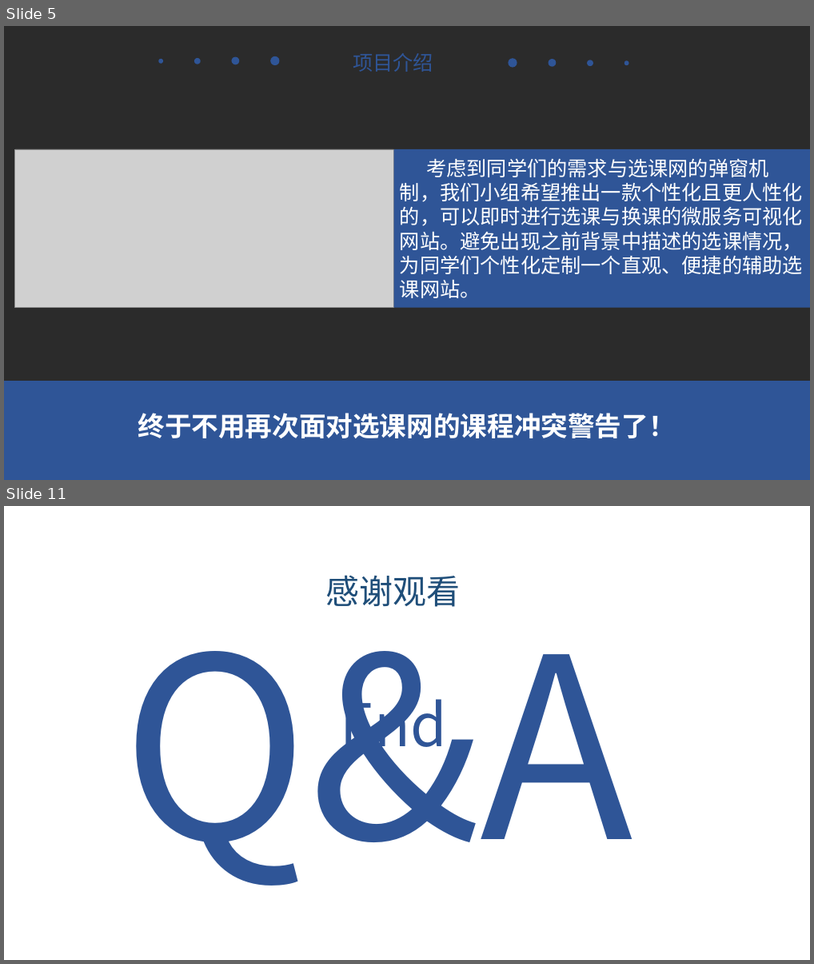
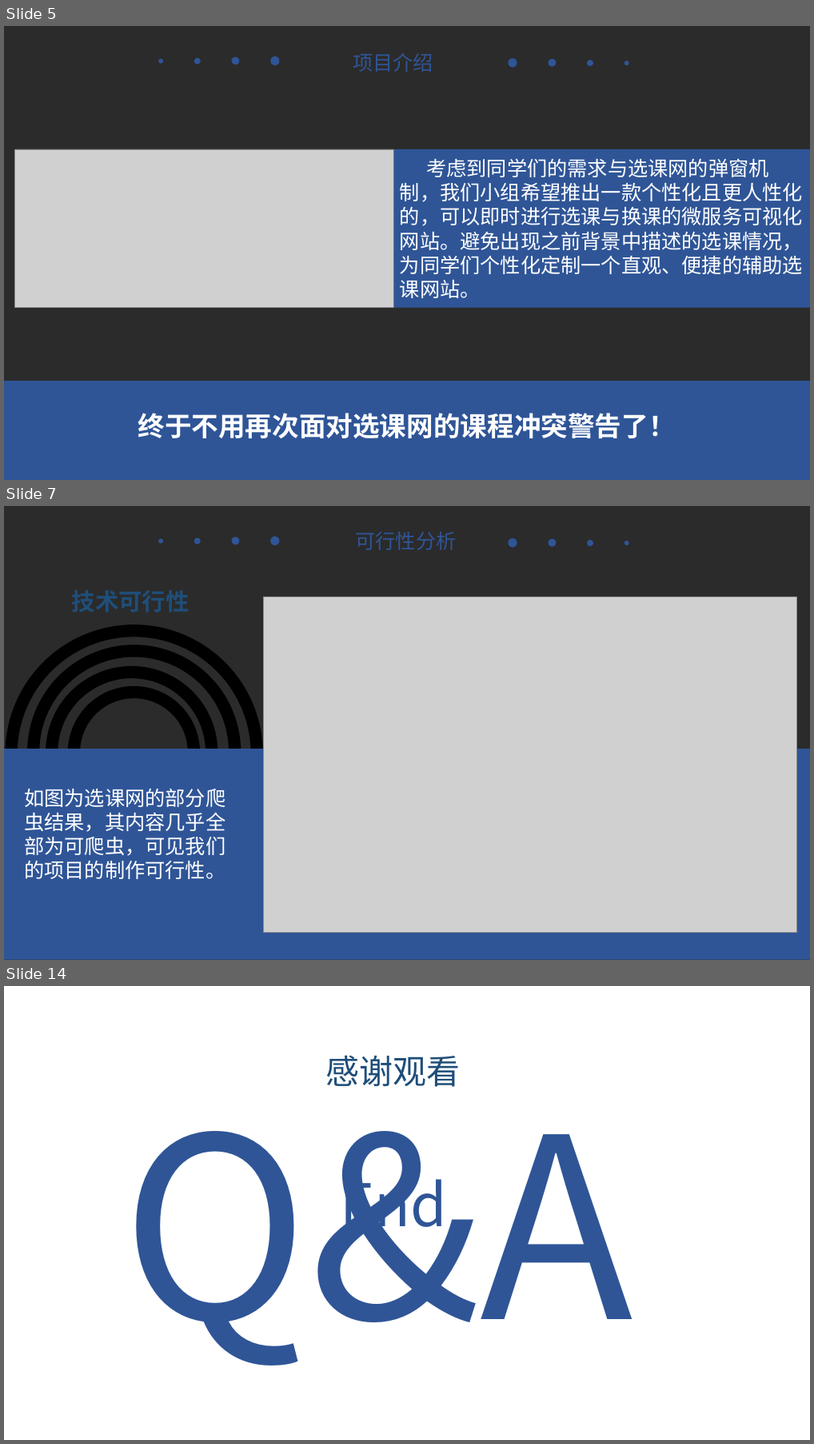
Before and after one commit to avgstuBoboge/SE2020-document, a slide deck: ppt/SE2020-G16-项目介绍.ppt. Shown one above the other, each under a label of ours: slides 5 and 11 before the commit, slides 5, 7 and 14 after it; the slides between them are not shown. The pictures are 814x964 and 814x1444 pixels, drawn with LibreOffice and Linux fonts; fonts in the diff are those of the drawing; grey boxes stand for pictures; background and template pictures are left out; a plain dark background stands for a picture behind light text. Boxes give left, top, right and bottom in pixels: in the first picture for what was removed or moved away, otherwise in the second. Text is boxed around its words. In the diff, an @@ line names an element or a change of style, - is before the commit and + after.

Commit message:
PPT20201015
项目介绍完结

```diff
--- a/ppt/SE2020-G16-项目介绍.ppt
+++ b/ppt/SE2020-G16-项目介绍.ppt
@@ slide 7 added at <box>4,506,810,960</box>, background picture (left out) @@
@@ text added at <box>356,532,457,550</box>, 24 pt, text #2F5597 @@
+可行性分析
@@ group added at <box>158,536,629,547</box>: 8 ellipses @@
@@ text added at <box>38,584,223,618</box>, 28 pt, text #1F4E79, bold @@
+技术可行性
@@ picture added at <box>263,596,797,932</box> @@
@@ group added at <box>11,631,257,876</box>: 4 ellipses @@
@@ rectangle added at <box>4,748,810,960</box>, fill #2F5597 @@
@@ text added at <box>24,788,226,879</box>, 24 pt, text #FFFFFF @@
+如图为选课网的部分爬虫结果，其内容几乎全部为可爬虫，可见我们的项目的制作可行性。
@@ what was slide 11 is now slide 14 @@
```
Also in this commit, not shown: 6 slides changed, 2 other slides added, 5 other files.
